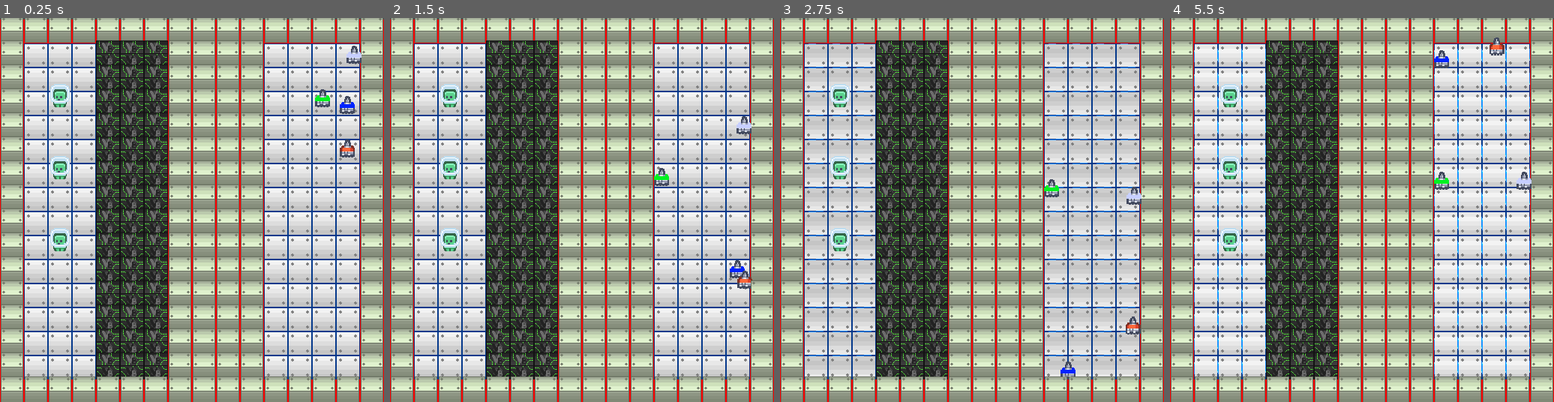
Above: before the commit, frames 1-4 (left to right).
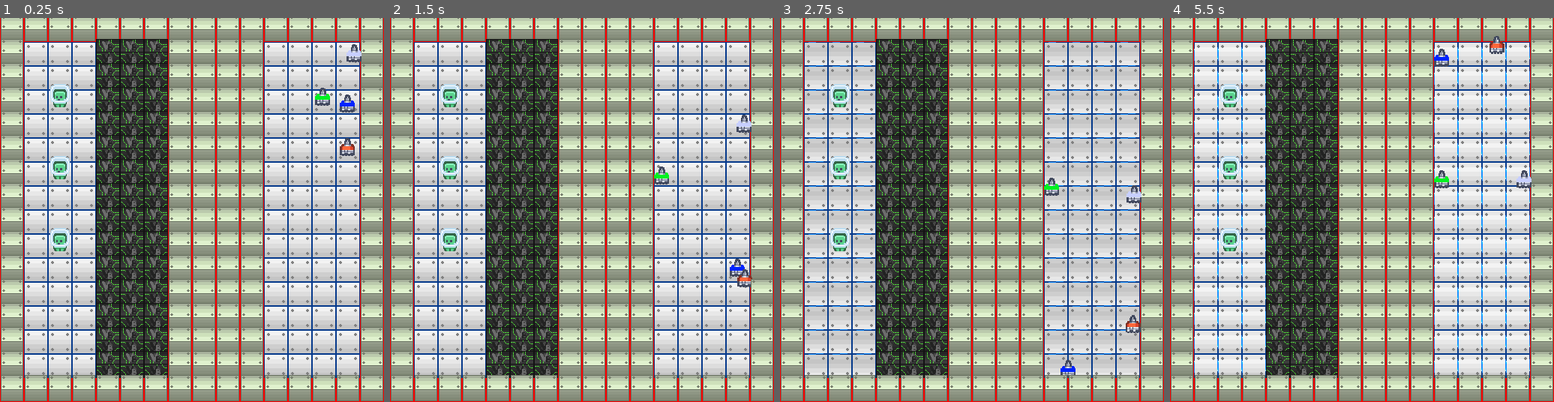
Above: after the commit, the same moments.

Repository: tofimega/Virtual-Bomber
Game: Godot game, scene res://scenes/main/game_scene.tscn
Same seed, same stepped clock (60 frames per second), same inputs: the game is played once before the commit and once after it.
Inputs:
- Up to frame 1 (0.25 s): no input
- Up to frame 2 (1.5 s): no input
- Up to frame 3 (2.75 s): no input
- Up to frame 4 (5.5 s): no input

The runs differ from the first frame. In frame 1, 24% of the frame differs, in the area x 0-100%, y 0-100%; in frame 2, 24%; in frame 3, 24%; in frame 4, 24%.

Commit message:
new ui plans + bomb collision bugfix

Diff:
--- a/scenes/actors/player/player.gd
+++ b/scenes/actors/player/player.gd
@@ -78,7 +78,7 @@
 	move_and_slide()
 
 
-func kill(arae)->void:
+func kill(area)->void:
 	print("ow")
 	SignalBus.player_dead.emit(self)
 	queue_free()
--- a/scenes/actors/player/player.tscn
+++ b/scenes/actors/player/player.tscn
@@ -41,6 +41,7 @@
 [node name="BombIgnorer" parent="." node_paths=PackedStringArray("target", "shape") instance=ExtResource("3_4std7")]
 position = Vector2(-0.039999, -9.04)
 collision_mask = 15
+monitorable = true
 target = NodePath("..")
 shape = NodePath("CollisionShape2D")
 
--- a/scenes/components/bomb_ignorer/bomb_ignorer.gd
+++ b/scenes/components/bomb_ignorer/bomb_ignorer.gd
@@ -6,6 +6,8 @@
 @export var shape: CollisionShape2D
 
 var colliding:bool=false
+
+var colliders: Array[CollisionObject2D]=[]
 
 func _ready():
 	SignalBus.bomb_exploded.connect(remove_extra)
@@ -18,11 +20,13 @@
 
 
 func early_overlap_ignore(bomb:Bomb)->void:
+	if target.get_collision_exceptions().has(bomb): return
 	if shape.shape.collide(shape.get_global_transform(),bomb.collision_shape.shape,bomb.collision_shape.get_global_transform()):
 		_on_body_entered(bomb)
 
 
 func _on_body_entered(body):
+	if target.get_collision_exceptions().has(body): return
 	colliding=true
 	target.add_collision_exception_with(body)
 
--- a/scenes/components/bomb_ignorer/bomb_ignorer.tscn
+++ b/scenes/components/bomb_ignorer/bomb_ignorer.tscn
@@ -5,8 +5,6 @@
 [node name="BombIgnorer" type="Area2D"]
 collision_layer = 0
 collision_mask = 8
-monitorable = false
-priority = 1
 script = ExtResource("1_4xfp6")
 
 [node name="CollisionShape2D" type="CollisionShape2D" parent="."]
--- a/scenes/level/test_level/test_level.tscn
+++ b/scenes/level/test_level/test_level.tscn
@@ -235,6 +235,7 @@
 
 [node name="TestLevel" type="Node2D"]
 y_sort_enabled = true
+position = Vector2(0, -2)
 script = ExtResource("1_c5ww6")
 
 [node name="TileMap" type="TileMap" parent="." groups=["Level Grid"]]
Not shown, added: UI plans/.gdignore
Binary file added: UI plans/Gameplay/2player.png
Binary file added: UI plans/Gameplay/2player_alt.png
Binary file added: UI plans/Gameplay/3player.png
Binary file added: UI plans/Gameplay/player_tag.png
Binary file added: UI plans/Gameplay/whole.png
Binary file added: UI plans/Menus/Edit Level.png
Binary file added: UI plans/Menus/Level select.png
Binary file added: UI plans/Menus/Main menu.png
Binary file added: UI plans/Menus/Menus.png
Binary file added: UI plans/Menus/Player select.png
Not shown, added: UI plans/Gameplay/Gameplay.drawio
(and 1 more such lines)
